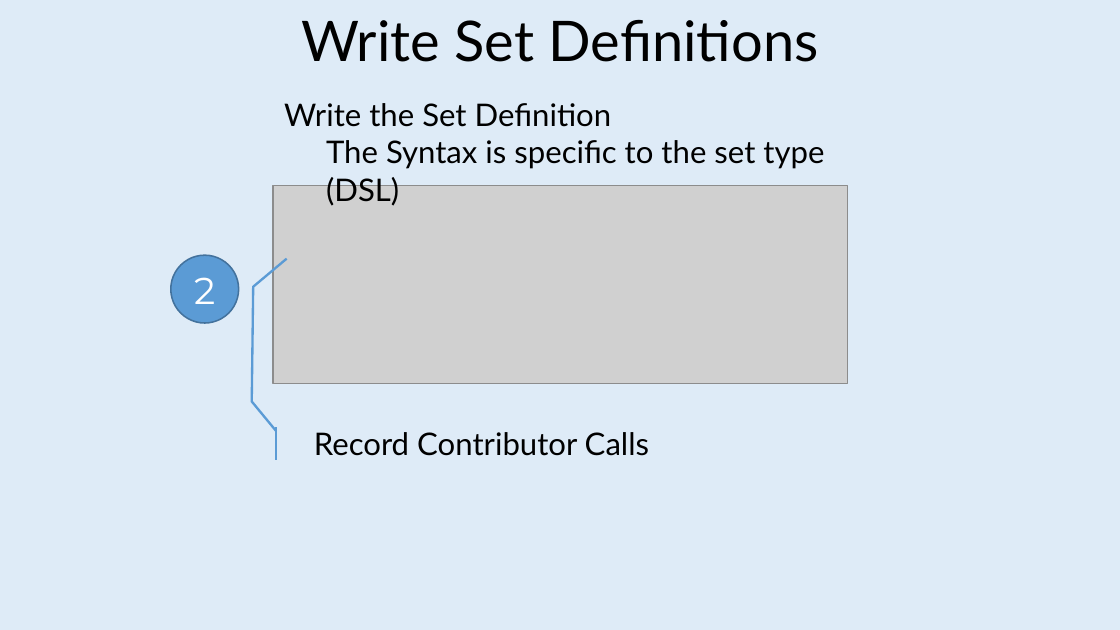
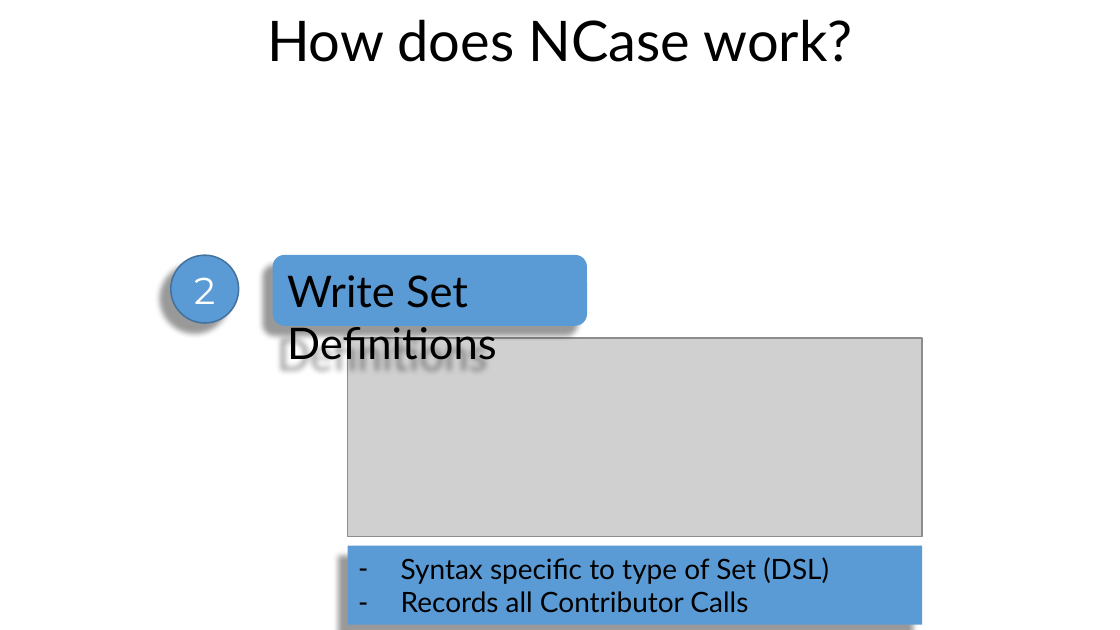
Before and after one commit to jeromerg/NCase, a slide deck: slide 17 of src/Documentation/Slides/Slides.pptx (slide 16 before the commit). Drawn at 1120x630 pixels with LibreOffice and Linux fonts; fonts in the diff are those of the drawing; grey boxes stand for pictures; background and template pictures are left out. Boxes give left, top, right and bottom in pixels: in the first picture for what was removed or moved away, otherwise in the second. Text is boxed around its words. In the diff, an @@ line names an element or a change of style, - is before the commit and + after.

```diff
--- a/src/Documentation/Slides/Slides.pptx
+++ b/src/Documentation/Slides/Slides.pptx
@@ background #DEEBF7 to picture (left out) @@
@@ text added at (267,19,853,62), 36 pt, text #000000 @@
+How does NCase work?
@@ text removed at (284,103,824,169) @@
-Write the Set Definition
-  The Syntax is specific to the set type (DSL)
@@ picture removed at (273,186,848,384) @@
@@ ellipse "2" at (170,255,239,324): shadow on @@
@@ rounded rectangle "Write Set Definitions": place and size @@
-rounded rectangle "Write Set Definitions" at (301,20,819,62)
+rounded rectangle "Write Set Definitions" at (272,255,587,326)
@@ rounded rectangle "Write Set Definitions" at (272,255,587,326): size 36 to 28 pt; alignment centre to left; fill none to #5B9BD5; shadow on @@
@@ picture added at (347,338,922,536) @@
@@ accent callout removed at (302,428,976,460) @@
-Record Contributor Calls
@@ rectangle added at (347,545,922,625), fill #5B9BD5, 18 pt, text #000000 @@
+– Syntax specific to type of Set (DSL)
+– Records all Contributor Calls
```
Also in this commit, not shown: 6 other slides changed, 3 slides added, 1 slide removed, 3 other files.
